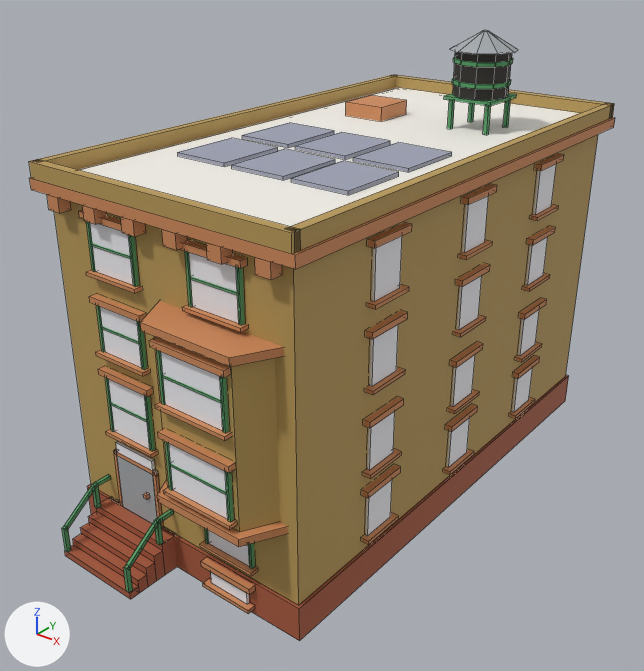
The Blender file assets/managed-models/buildings/house-1x2-4f-brownstone-a-solar/house-1x2-4f-brownstone-a-solar.blend, before and after one commit.
One viewpoint serves both versions: a 50 mm lens placed at (1.724, -2.275, 1.907), pointed at (-0.002, -0.117, 0.569). Every picture has the same lights, and +X, +Y and +Z are marked at lower left. The picture after the commit comes second. Mesh edges are drawn as thin lines.

Names of what the first picture shows: 'house-1x2-4f-brownstone-a-solar'.
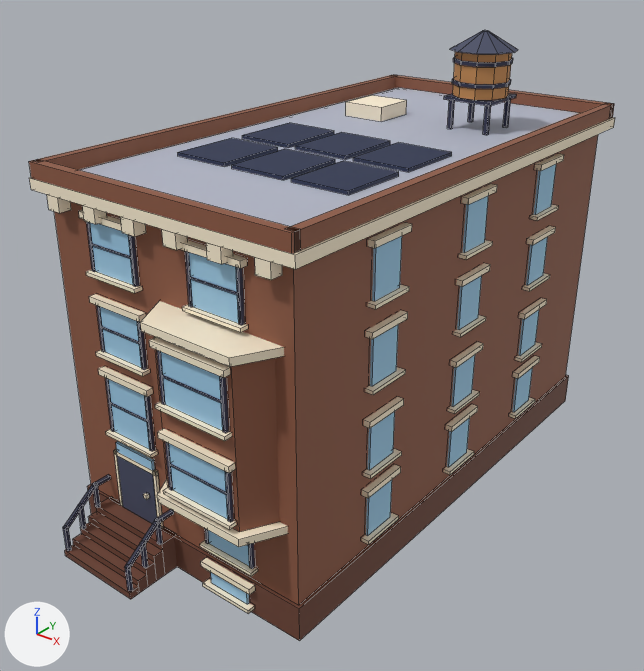
Edits to the bpy script that builds the scene:
```text
Change me_house_1x2_4f_brownstone_a_solar:
    used by ob_house_1x2_4f_brownstone_a_solar; location = (0.0, 0.0, 0.0)
    remove me_house_1x2_4f_brownstone_a_solar.from_pydata(...)  # 1928 vertices, 1434 faces; spans x -0.5..0.5, y -1.0..1.01, z 0.0..1.52
    add me_house_1x2_4f_brownstone_a_solar.from_pydata(...)  # 1944 vertices, 1446 faces; spans x -0.5..0.5, y -1.0..1.01, z 0.0..1.52
    me_house_1x2_4f_brownstone_a_solar part 1: a new loose piece, a box spanning x -0.356..-0.344, y -0.931..-0.919, z 0.072..0.164, in mat_m_house_1x2_4f_brownstone_a_solar
    me_house_1x2_4f_brownstone_a_solar part 2: a new loose piece, a box spanning x -0.056..-0.044, y -0.931..-0.919, z 0.072..0.164, in mat_m_house_1x2_4f_brownstone_a_solar
    me_house_1x2_4f_brownstone_a_solar part 3
    12 vertices are removed from x -0.36..-0.04, y -1.0..-0.99, z 0.02..0.11
    40 faces are deleted
    4 vertices are added at (-0.34, -0.98, 0.02), (-0.36, -0.98, 0.02), (-0.04, -0.98, 0.02), (-0.06, -0.98, 0.02)
    8 new vertices lie (0.0, 0.0, 0.1) away from vertices in x -0.36..-0.04, y -1.0..-0.98, z 0.02
    40 new faces join them
    me_house_1x2_4f_brownstone_a_solar part 4: 1370 kept faces spanning x -0.5..0.5, y -1.0..1.01, z 0.0..1.52 get new texture (UV) coordinates
    other edits to the shape of me_house_1x2_4f_brownstone_a_solar do not show in these pictures
```

Location of each change, [x1, y1, x2, y2] in pixels of the pictures (644 x 671 px; the box of a moved part takes in the faces that stretch with it):
part 1 of me_house_1x2_4f_brownstone_a_solar, added
    after: [78, 505, 86, 530]
part 2 of me_house_1x2_4f_brownstone_a_solar, added
    after: [140, 542, 148, 568]
part 3 of me_house_1x2_4f_brownstone_a_solar, moved or reshaped
    before: [62, 476, 174, 593]
    after: [63, 476, 174, 592]
part 4 of me_house_1x2_4f_brownstone_a_solar, surface changed
    both: [29, 30, 615, 641]
